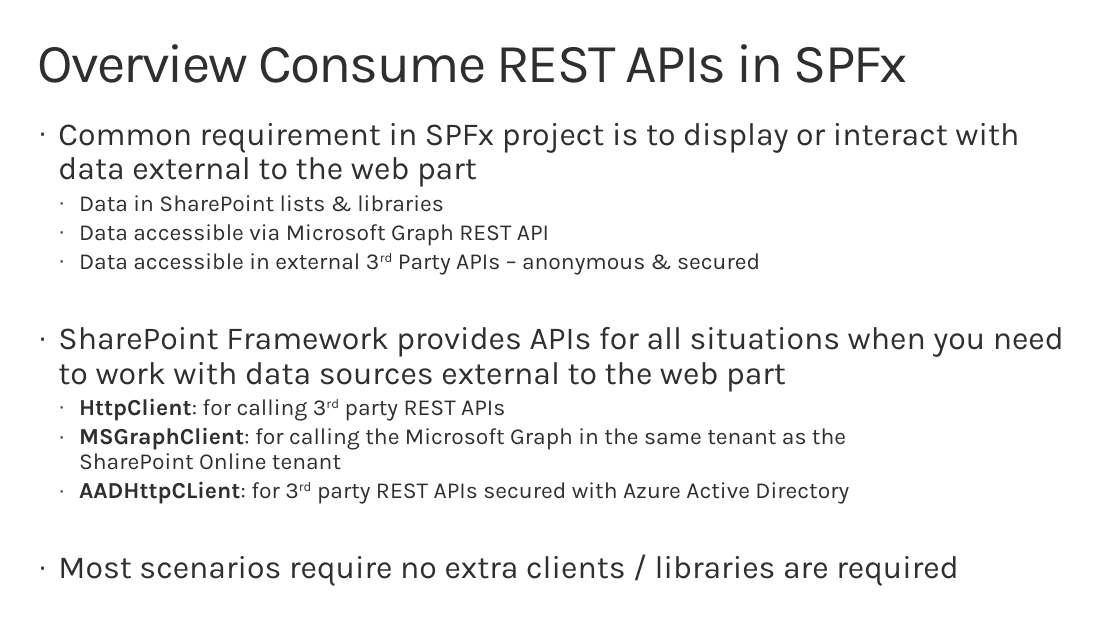
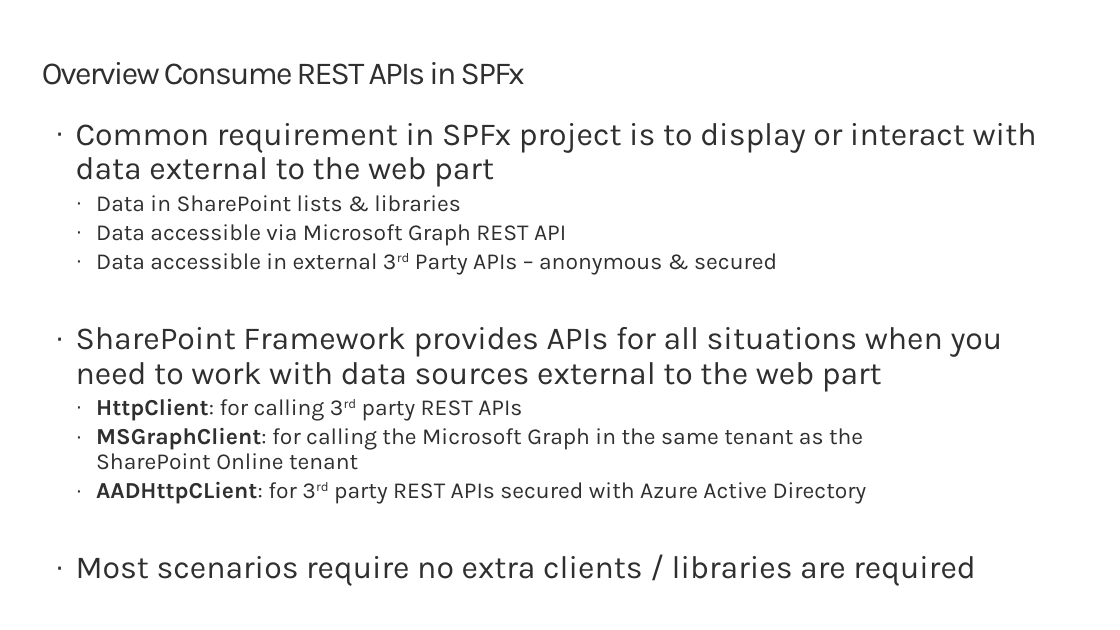
Before and after one commit to SharePoint/sp-dev-training-spfx-graph-3rdpartyapis, a slide deck: slide 3 of 01 httpclient.pptx. Drawn at 1120x630 pixels with LibreOffice and Linux fonts; fonts in the diff are those of the drawing; background and template pictures are left out. Boxes give left, top, right and bottom in pixels: in the first picture for what was removed or moved away, otherwise in the second. Text is boxed around its words. In the diff, an @@ line names an element or a change of style, - is before the commit and + after.

```diff
--- a/01 httpclient.pptx
+++ b/01 httpclient.pptx
@@ title "Overview Consume REST APIs in ...": place and size @@
-title "Overview Consume REST APIs in ..." at bbox=[38, 44, 908, 83]
+title "Overview Consume REST APIs in ..." at bbox=[42, 62, 525, 85]
@@ title "Overview Consume REST APIs in ..." at bbox=[42, 62, 525, 85]: size 48 to 28 pt @@
@@ text "Common requirement in SPFx project ..." rewrapped from bbox=[58, 123, 1064, 586] to bbox=[76, 123, 1037, 586] @@
```
Also in this commit, not shown: 2 other slides changed, 1 other file.
